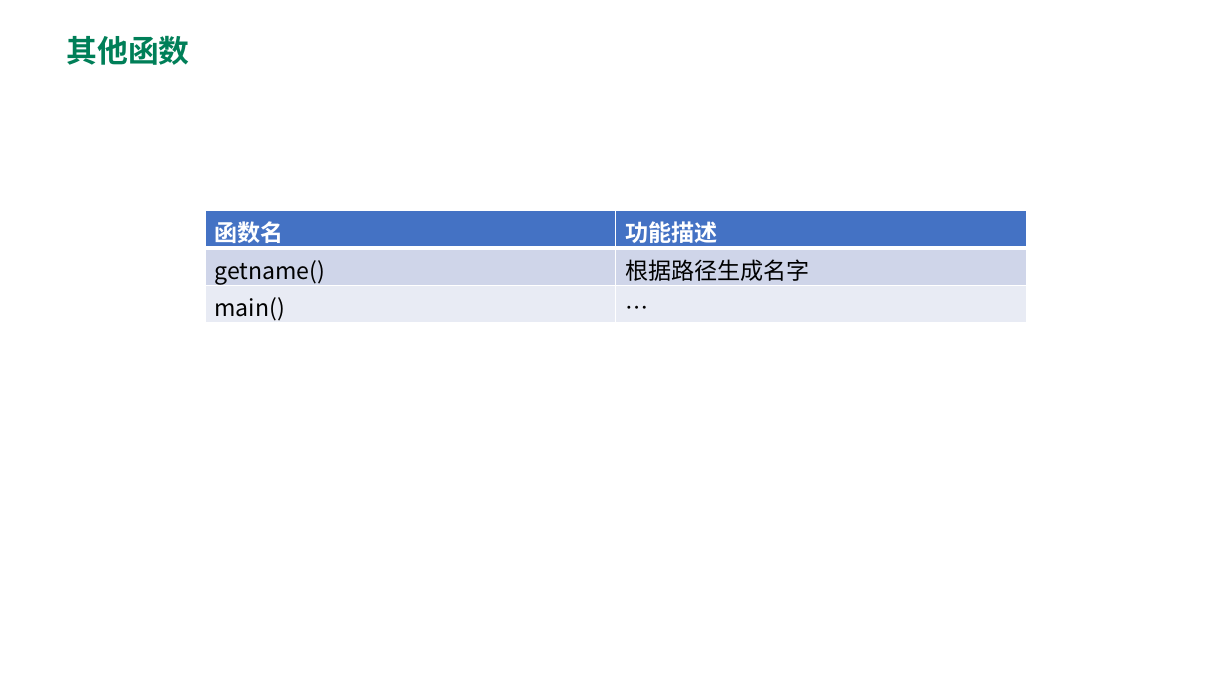
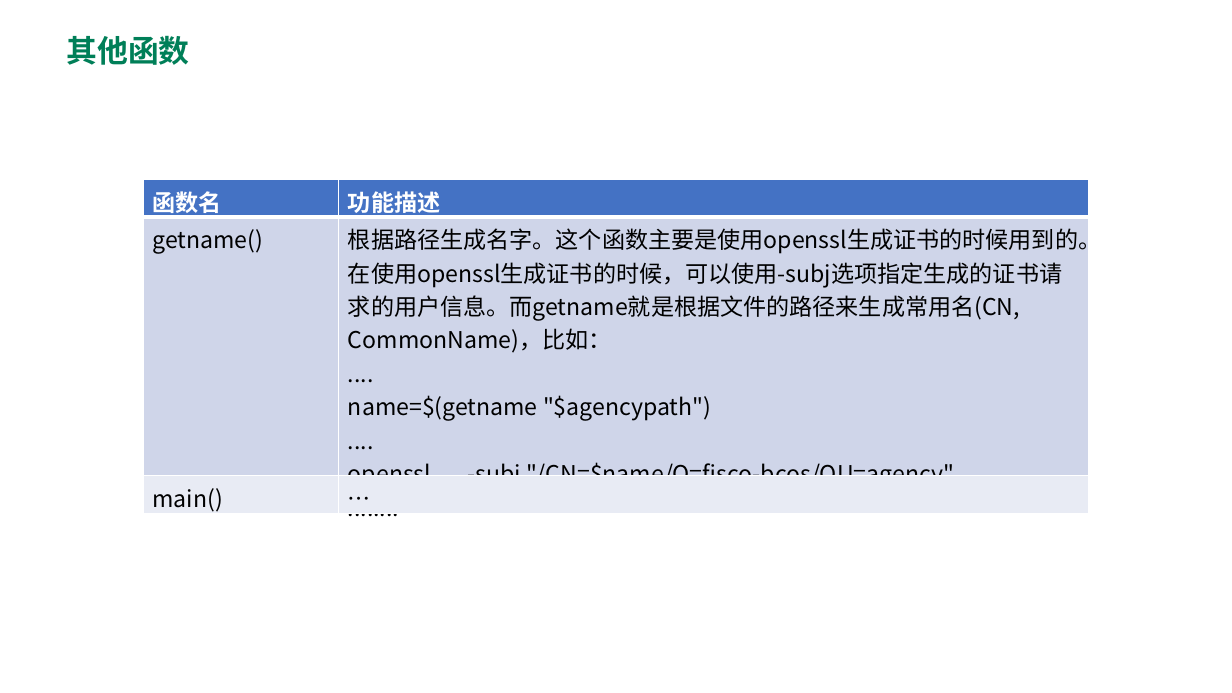
Before and after one commit to blockchaingroup4/webank, a slide deck: slide 14 of 汇报资料/Group4_脚本研读.pptx (slide 12 before the commit). Drawn at 1232x693 pixels with LibreOffice and Linux fonts; fonts in the diff are those of the drawing. Boxes give left, top, right and bottom in pixels: in the first picture for what was removed or moved away, otherwise in the second. Text is boxed around its words. In the diff, an @@ line names an element or a change of style, - is before the commit and + after.

```diff
--- a/汇报资料/Group4_脚本研读.pptx
+++ b/汇报资料/Group4_脚本研读.pptx
@@ table at (143, 179, 1090, 516) @@
@@ row 2, column 2: "根据路径生成名字" to "根据路径生成名字。这个函数主要是使用openssl生成证书的时候用到的。在使用openssl生成证书的时候，可以使用-subj选项指定生成的证书请求的用户信息。而getname就是根据文件的路径来生成常用名(CN, CommonName)，比如： / .... / name=$(getname "$agencypath") / .... / openssl .... -subj "/CN=$name/O=fisco-bcos/OU=agency" / ........" @@
@@ table: place and size @@
-table at (205, 211, 1026, 325)
+table at (143, 179, 1090, 516)
```
Also in this commit, not shown: 5 other slides changed, 6 slides added, 2 slides removed, 22 other files.
